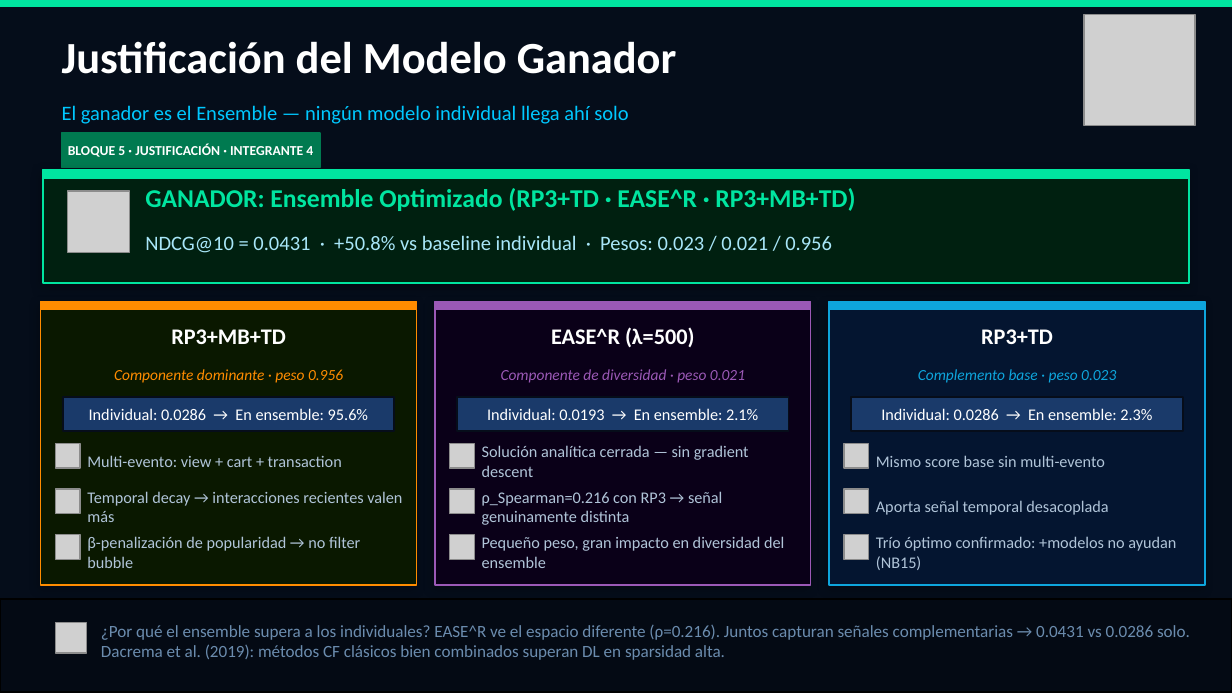
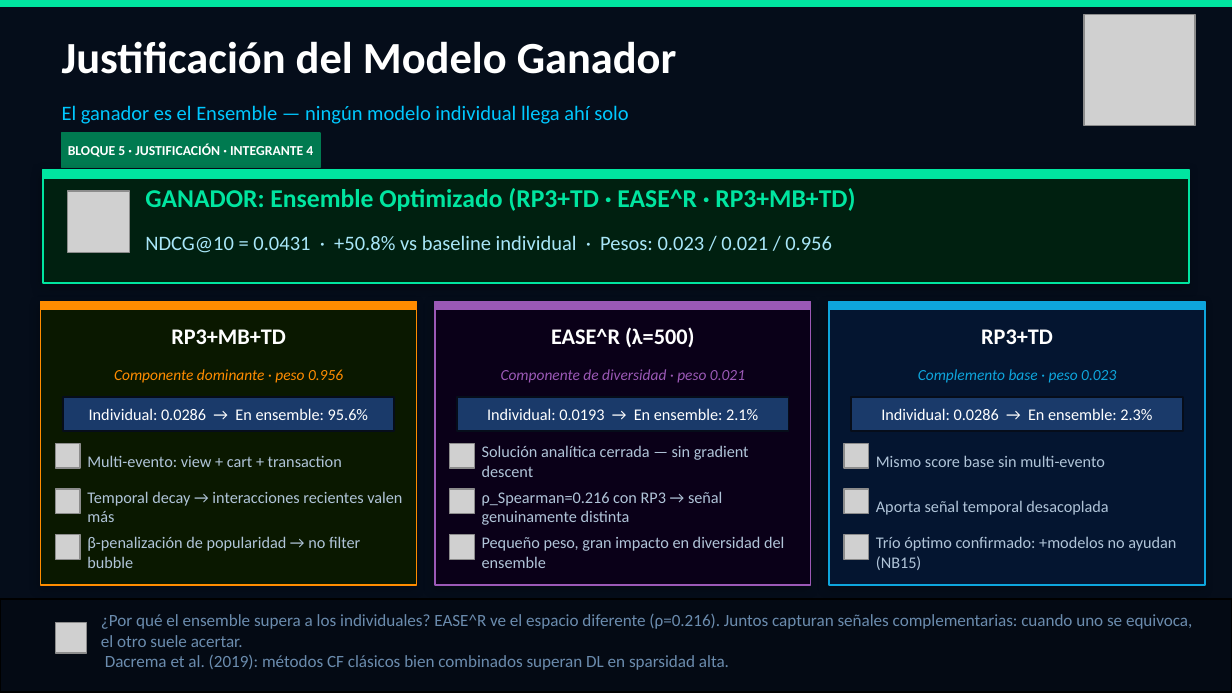
Before and after one commit to JacquetAlexis23/Nexus-RecSys, a slide deck: slide 13 of presentacion/nexus_tecnico_v2.pptx. Drawn at 1232x693 pixels with LibreOffice and Linux fonts; fonts in the diff are those of the drawing; grey boxes stand for pictures. Boxes give left, top, right and bottom in pixels: in the first picture for what was removed or moved away, otherwise in the second. Text is boxed around its words. In the diff, an @@ line names an element or a change of style, - is before the commit and + after.

```diff
--- a/presentacion/nexus_tecnico_v2.pptx
+++ b/presentacion/nexus_tecnico_v2.pptx
@@ text at [101, 614, 1192, 670]: text changed @@
-¿Por qué el ensemble supera a los individuales? EASE^R ve el espacio diferente (ρ=0.216). Juntos capturan señales complementarias → 0.0431 vs 0.0286 solo. Dacrema et al. (2019): métodos CF clásicos bien combinados superan DL en sparsidad alta.
+¿Por qué el ensemble supera a los individuales? EASE^R ve el espacio diferente (ρ=0.216). Juntos capturan señales complementarias: cuando uno se equivoca, el otro suele acertar.
+Dacrema et al. (2019): métodos CF clásicos bien combinados superan DL en sparsidad alta.
```
Also in this commit, not shown: 5 other slides changed.
